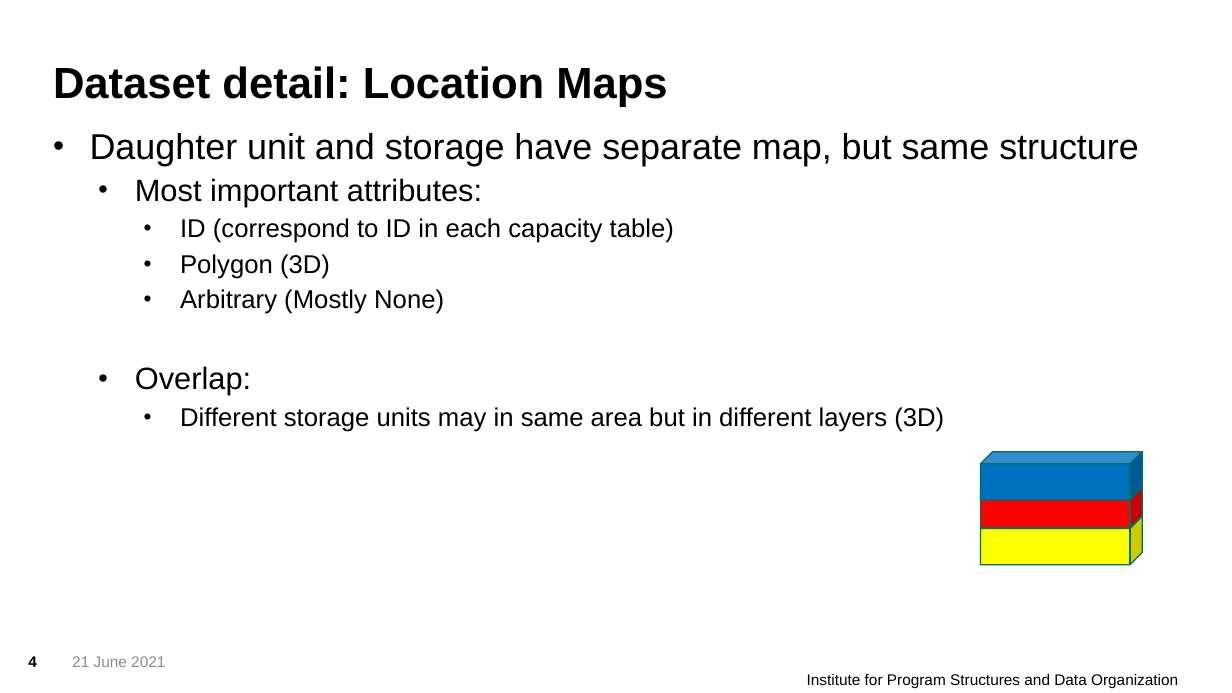
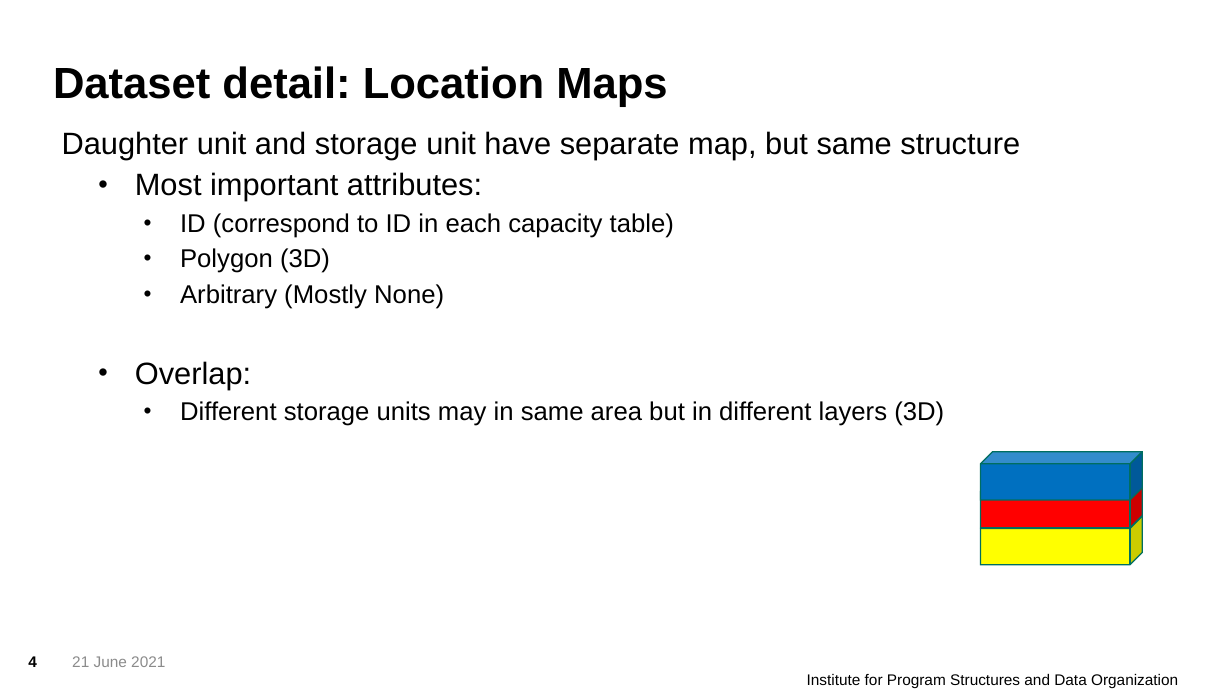
Before and after one commit to ericzhou571/Co2Storage, a slide deck: slide 4 of CO2Storage.pptx. Drawn at 1232x693 pixels with LibreOffice and Linux fonts; fonts in the diff are those of the drawing; background and template pictures are left out. Boxes give left, top, right and bottom in pixels: in the first picture for what was removed or moved away, otherwise in the second. Text is boxed around its words. In the diff, an @@ line names an element or a change of style, - is before the commit and + after.

Commit message:
slide

```diff
--- a/CO2Storage.pptx
+++ b/CO2Storage.pptx
@@ text at box(62, 131, 1020, 160): text changed; size 28 to 24 pt @@
-• Daughter unit and storage have separate map, but same structure
+Daughter unit and storage unit have separate map, but same structure
```
Also in this commit, not shown: 3 other slides changed, 1 other file.
